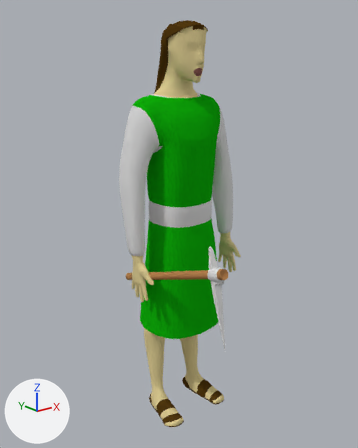
The Blender file RTS Dev Project/Assets/Models/Characters/babilons/civilian.blend: old version first, new version second.
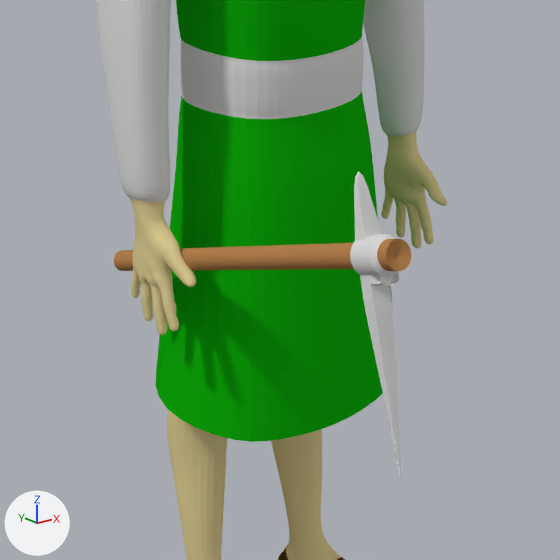
Each version is shown whole from a 50 mm lens placed at (-4.18, -5.13, 4.95), pointed at (-0.28, -0.26, 3.01), then close up on the part from 24% to 78% of the width and 42% to 85% of the height. Every picture has the same lights, and +X, +Y and +Z are marked at lower left.

Objects in the first close-up: 'Circle', 'human'.
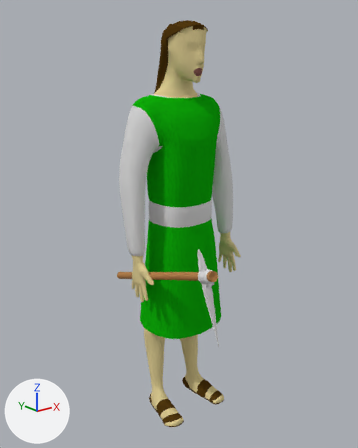
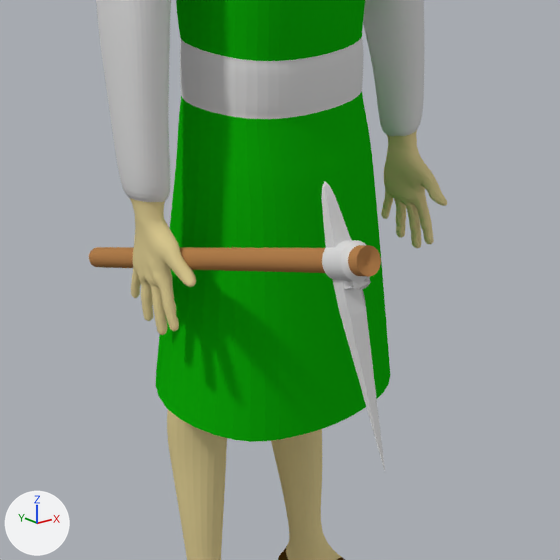
The change in detail:
Object 'Circle' (ob_circle) moves from (-0.784, -1.646, 2.886) to (-0.741, -1.442, 2.782).
Object 'Circle' (ob_circle) turns from (-8.8, 110, 78) to (6.2, 108, 96) degrees about x, y and z.

Boxes (x1, y1, x2, y2) around the edits, measured in the close-ups (560 x 560 px):
'Circle', moved, turned
    before: (114, 171, 411, 482)
    after: (89, 182, 385, 471)
